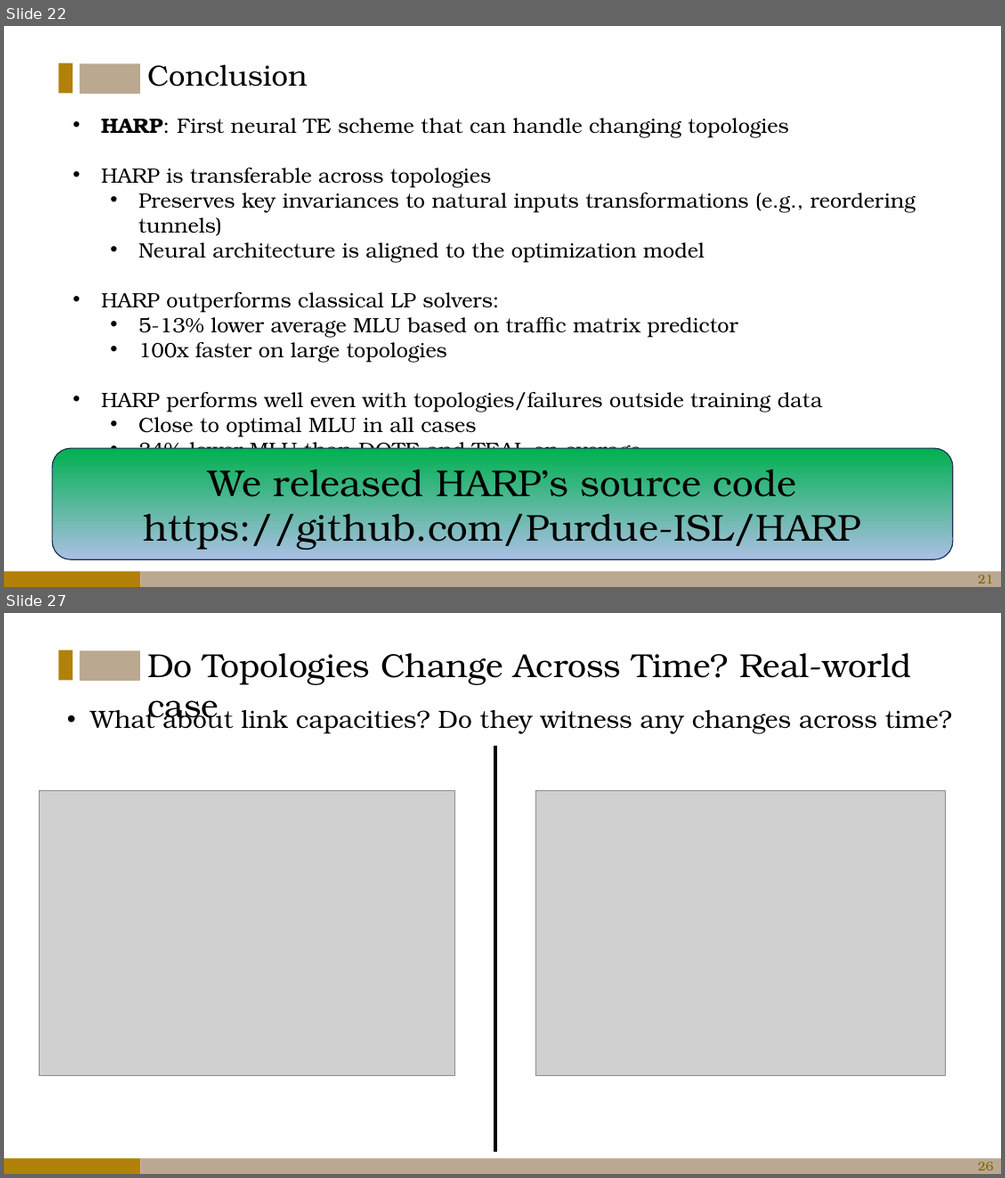
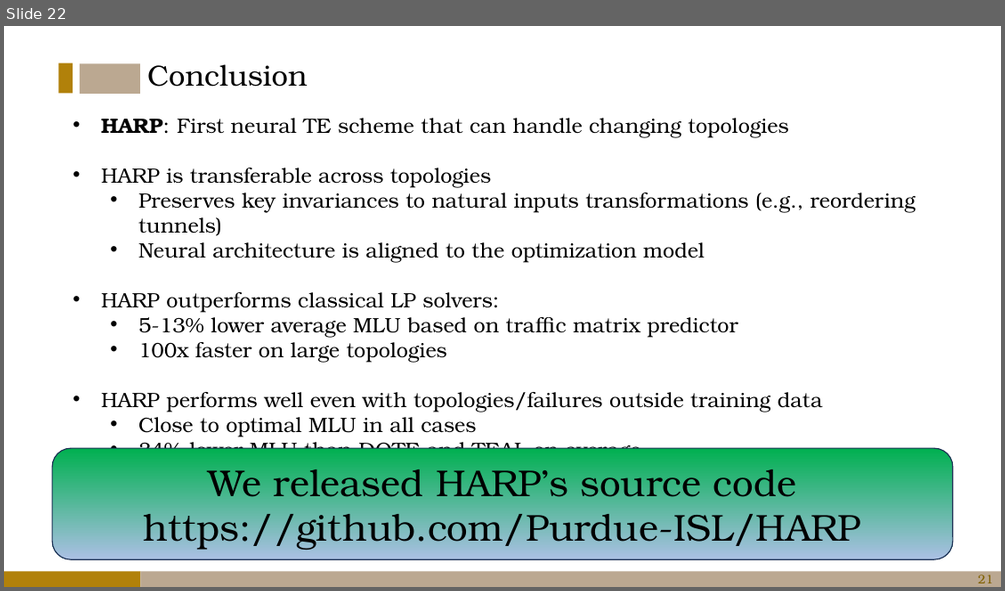
Before and after one commit to Purdue-ISL/ISL-website, a slide deck: slides/HARP-SIGCOMM-2024-Slides.pptx. Shown one above the other, each under a label of ours: slides 22 and 27 before the commit, slide 22 after it; the slides between them are not shown. The pictures are 1005x1178 and 1005x591 pixels, drawn with LibreOffice and Linux fonts; fonts in the diff are those of the drawing; grey boxes stand for pictures. Boxes give left, top, right and bottom in pixels: in the first picture for what was removed or moved away, otherwise in the second. Text is boxed around its words. In the diff, an @@ line names an element or a change of style, - is before the commit and + after.

```diff
--- a/slides/HARP-SIGCOMM-2024-Slides.pptx
+++ b/slides/HARP-SIGCOMM-2024-Slides.pptx
@@ slide 27 removed at (4, 613, 1001, 1174), background #FFFFFF; not listed: 4 template elements that a slide beside it also shows @@
@@ text removed at (147, 653, 911, 725) @@
-Do Topologies Change Across Time? Real-world case
@@ text removed at (90, 705, 952, 734) @@
-• What about link capacities? Do they witness any changes across time?
@@ line removed from (495, 747) to (495, 1151) @@
@@ picture removed at (39, 791, 455, 1075) @@
@@ picture removed at (535, 791, 945, 1075) @@
@@ page number removed at (978, 1161, 993, 1170) @@
-26
```
Also in this commit, not shown: 5 other slides removed, 32 other files.
